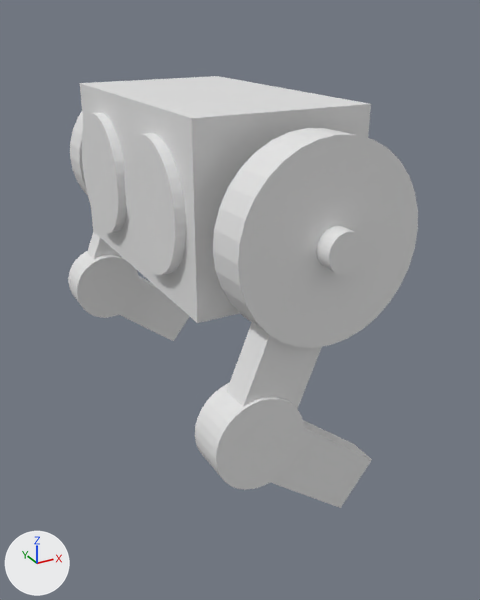
What one commit did to the Blender file 00_aux/tutorial_4/jetmech.blend.
One viewpoint serves both versions: a 50 mm lens placed at (-3.53, -7.19, 5.08), pointed at (0.24, -0.35, 1.66). The lights are fixed; the arrows at lower left show +X, +Y and +Z.

Names of what the first picture shows: 'axle', 'elbow', 'forearm', 'hindarm', 'jets', 'shoulder', 'torso'.
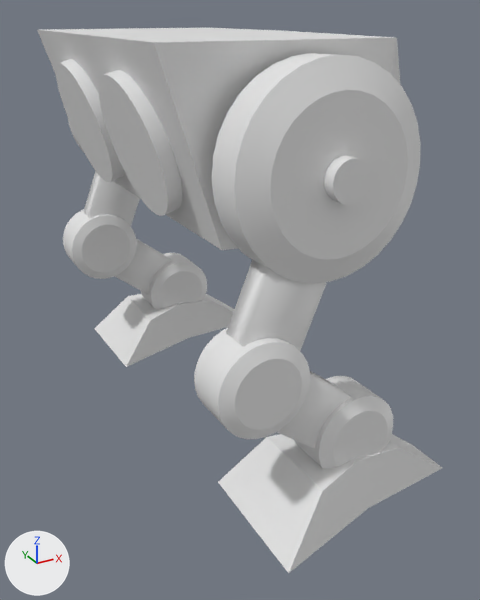
Edits to the bpy script that builds the scene:
```text
Change me_cube_001:
    used by ob_torso; location = (0.0, 0.0, 3.19); scale = (1.0, 1.71, 1.0)
    remove me_cube_001.from_pydata(...)  # 8 vertices, 6 faces; spans x -1.0..1.0, y -1.0..1.0, z -1.0..1.0
    add me_cube_001.from_pydata(...)  # 12 vertices, 10 faces; spans x -1.41..1.96, y -0.17..1.01, z -1.0..1.0
    me_cube_001 part 1: 8 vertices removed from x -1.0..1.0, y -1.0..1.0, z -1.0..1.0; 12 vertices added at x -1.41..1.96, y -0.17..1.01, z -1.0..1.0
    me_cube_001 part 2: the surface is now shaded smooth
Change me_cylinder_001:
    used by ob_shoulder; location = (0.0, -2.32, 3.09); rotation_euler = (-1.599, 0.0, 0.0), in degrees (-92, 0, 0); scale = (1.0, 1.0, 0.238)
    remove me_cylinder_001.from_pydata(...)  # 64 vertices, 34 faces; spans x -1.0..1.0, y -1.0..1.0, z -1.0..1.0
    add me_cylinder_001.from_pydata(...)  # 96 vertices, 66 faces; spans x -1.0..1.0, y -1.0..1.0, z -1.26..1.0
    me_cylinder_001 part 3
    32 vertices are removed from x -1.0..1.0, y -1.0..1.0, z -1.0
    33 faces are deleted
    32 vertices are added at x -0.73..0.73, y -0.73..0.73, z -1.26
    32 new vertices lie (0.0, 0.0, -1.73) away from vertices in x -1.0..1.0, y -1.0..1.0, z 1.0
    65 new faces join them
    me_cylinder_001 part 4: 1 kept faces spanning x -1.0..1.0, y -1.0..1.0, z 1.0 are now shaded smooth
Change me_cylinder_002:
    used by ob_elbow; location = (-0.73, -2.3, 1.15); rotation_euler = (-1.599, 0.0, 0.0), in degrees (-92, 0, 0); scale = (0.5, 0.5, 0.238)
    remove me_cylinder_002.from_pydata(...)  # 64 vertices, 34 faces; spans x -1.0..1.0, y -1.0..1.0, z -1.0..1.0
    add me_cylinder_002.from_pydata(...)  # 128 vertices, 98 faces; spans x -1.0..1.0, y -1.0..1.01, z -1.53..1.12
    me_cylinder_002 part 5: 64 vertices removed from x -1.0..1.0, y -1.0..1.0, z -1.0..1.0; 128 vertices added at x -1.0..1.0, y -1.0..1.01, z -1.53..1.12
    me_cylinder_002 part 6: the surface is now shaded smooth
Add me_cube_004:
    me_cube_004.from_pydata([(-0.8, -1.23, -1.06), (-0.79, -0.76, 0.84), (-0.79, 1.4, -1.09), (-0.79, 0.88, 0.85), (1.01, -1.87, -1.97), (1.0, -0.7, 2.13), (1.0, 1.93, -1.94), (1.0, 0.64, 2.12), (-0.99, -0.83, -0.14), (-1.0, 0.9, -0.12), (1.0, 0.87, 0.09), (0.99, -1.0, 0.11)], [], [(8, 1, 3, 9), (9, 3, 7, 10), (10, 7, 5, 11), (11, 5, 1, 8), (2, 6, 4, 0), (7, 3, 1, 5), (4, 11, 8, 0), (6, 10, 11, 4), (2, 9, 10, 6), (0, 8, 9, 2)])
    me_cube_004.polygons.foreach_set('use_smooth', [True] * 10)
Change ob_torso:
    ob_torso.location: (0.0, 0.0, 3.19) -> (0.0, -1.7, 3.83)
    add _m = ob_torso.modifiers.new('Mirror', 'MIRROR')
    add _m.use_axis = (False, False, True)
    add _m.mirror_object = ob_plane
Change ob_jets:
    ob_jets.location: (-1.01, 0.82, 3.19) -> (-1.15, 0.82, 3.84)
    ob_jets.rotation_euler: (0.0, -1.571, 0.0) -> (0.0, -1.856, 0.0)  # degrees (0, -90, 0) -> degrees (0, -106, 0)
Change ob_shoulder:
    ob_shoulder.location: (0.0, -2.32, 3.09) -> (0.0, -2.32, 3.73)
Change ob_hindarm:
    ob_hindarm.location: (-0.55, -2.32, 1.63) -> (-0.55, -2.32, 2.27)
Change ob_forearm:
    ob_forearm.location: (0.06, -2.35, 0.54) -> (0.06, -2.35, 1.18)
Change ob_elbow:
    ob_elbow.location: (-0.73, -2.3, 1.15) -> (-0.73, -2.3, 1.79)
Add ob_forearm_001:
    ob_forearm_001 = bpy.data.objects.new('forearm.001', me_cube_004)  # modifiers MIRROR
    ob_forearm_001.location = (0.46, -2.35, 0.34)
    ob_forearm_001.rotation_euler = (0.0, 1.571, 0.0)  # degrees (0, 90, 0)
    ob_forearm_001.scale = (0.33, 0.409, 0.613)
Add ob_elbow_001:
    ob_elbow_001 = bpy.data.objects.new('elbow.001', me_cylinder_004)  # 128 vertices, 98 faces; spans x -1.0..1.0, y -1.0..1.01, z -1.53..1.12; modifiers MIRROR
    ob_elbow_001.location = (0.44, -2.28, 0.85)
    ob_elbow_001.rotation_euler = (-1.599, 0.0, 0.0)  # degrees (-92, 0, 0)
    ob_elbow_001.scale = (0.5, 0.5, 0.238)
```

Changed parts and their boxes [x1, y1, x2, y2] in the pictures (480 x 600 px; the box of a moved part takes in the faces that stretch with it):
'shoulder', reshaped, moved: before [70, 112, 418, 348]; after [67, 53, 421, 284]
'torso', reshaped, moved, modifiers changed (25% wider, 10% shorter): before [80, 76, 371, 323]; after [37, 28, 400, 250]
'elbow', reshaped, moved: before [68, 251, 304, 490]; after [63, 209, 310, 439]
'forearm.001', added: after [94, 294, 442, 573]
'jets', moved, turned: before [82, 113, 186, 275]; after [56, 59, 182, 216]
'hindarm', moved: before [87, 232, 322, 409]; after [83, 171, 327, 351]
'forearm', moved: before [119, 276, 372, 508]; after [115, 239, 352, 449]
'elbow.001', added: after [140, 253, 393, 469]
part 1 of me_cube_001, moved or reshaped: before [80, 76, 371, 323]; after [37, 28, 400, 250]
part 3 of me_cylinder_001, built on: before [70, 112, 418, 348]; after [67, 53, 421, 283]
part 4 of me_cylinder_001, shading changed: before [80, 141, 86, 186]
part 5 of me_cylinder_002, moved or reshaped: before [68, 251, 304, 490]; after [63, 209, 310, 439]
